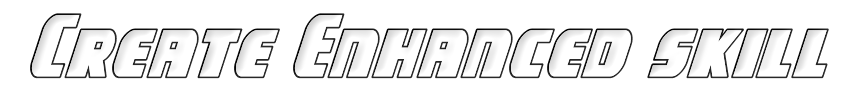
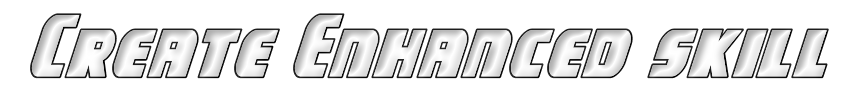
Two versions of the same layered image (850 x 100). Layer-by-layer changes:
pixels changed over [30, 13, 829, 79] (layer not identified)
